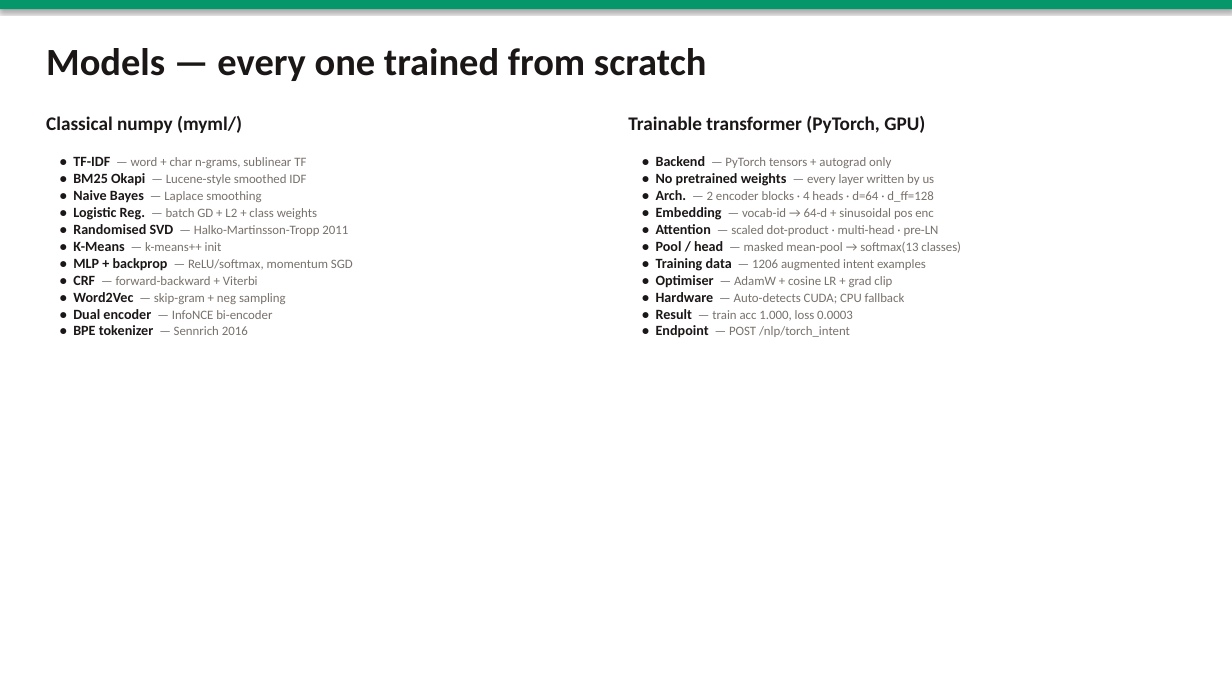
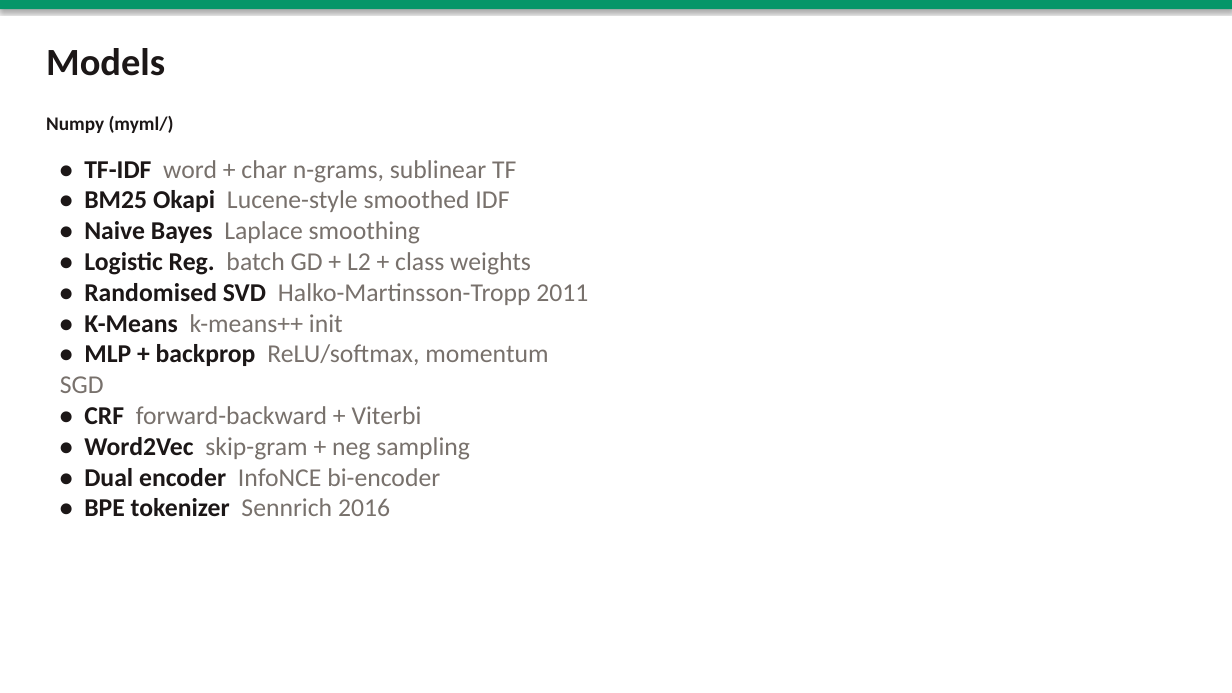
Before and after one commit to AbdulGhani002/medical-faq-auto, a slide deck: slide 5 of MedFAQ_Slides.pptx. Drawn at 1232x693 pixels with LibreOffice and Linux fonts; fonts in the diff are those of the drawing. Boxes give left, top, right and bottom in pixels: in the first picture for what was removed or moved away, otherwise in the second. Text is boxed around its words. In the diff, an @@ line names an element or a change of style, - is before the commit and + after.

```diff
--- a/MedFAQ_Slides.pptx
+++ b/MedFAQ_Slides.pptx
@@ text at (46,48,165,76): text changed @@
-Models — every one trained from scratch
+Models
@@ text at (46,116,174,133): text changed @@
-Classical numpy (myml/)
+Numpy (myml/)
@@ text removed at (628,116,925,133) @@
-Trainable transformer (PyTorch, GPU)
@@ text at (60,160,588,516): text changed; size 10 to 20 pt @@
-• TF-IDF — word + char n-grams, sublinear TF
-• BM25 Okapi — Lucene-style smoothed IDF
-• Naive Bayes — Laplace smoothing
-• Logistic Reg. — batch GD + L2 + class weights
-• Randomised SVD — Halko-Martinsson-Tropp 2011
-• K-Means — k-means++ init
-• MLP + backprop — ReLU/softmax, momentum SGD
-• CRF — forward-backward + Viterbi
-• Word2Vec — skip-gram + neg sampling
-• Dual encoder — InfoNCE bi-encoder
-• BPE tokenizer — Sennrich 2016
+• TF-IDF word + char n-grams, sublinear TF
+• BM25 Okapi Lucene-style smoothed IDF
+• Naive Bayes Laplace smoothing
+• Logistic Reg. batch GD + L2 + class weights
+• Randomised SVD Halko-Martinsson-Tropp 2011
+• K-Means k-means++ init
+• MLP + backprop ReLU/softmax, momentum SGD
+• CRF forward-backward + Viterbi
+• Word2Vec skip-gram + neg sampling
+• Dual encoder InfoNCE bi-encoder
+• BPE tokenizer Sennrich 2016
@@ text removed at (656,156,961,338) @@
-• Backend — PyTorch tensors + autograd only
-• No pretrained weights — every layer written by us
-• Arch. — 2 encoder blocks · 4 heads · d=64 · d_ff=128
-• Embedding — vocab-id → 64-d + sinusoidal pos enc
-• Attention — scaled dot-product · multi-head · pre-LN
-• Pool / head — masked mean-pool → softmax(13 classes)
-• Training data — 1206 augmented intent examples
-• Optimiser — AdamW + cosine LR + grad clip
-• Hardware — Auto-detects CUDA; CPU fallback
-• Result — train acc 1.000, loss 0.0003
-• Endpoint — POST /nlp/torch_intent
```
Also in this commit, not shown: 10 other slides changed, 4 other files.
